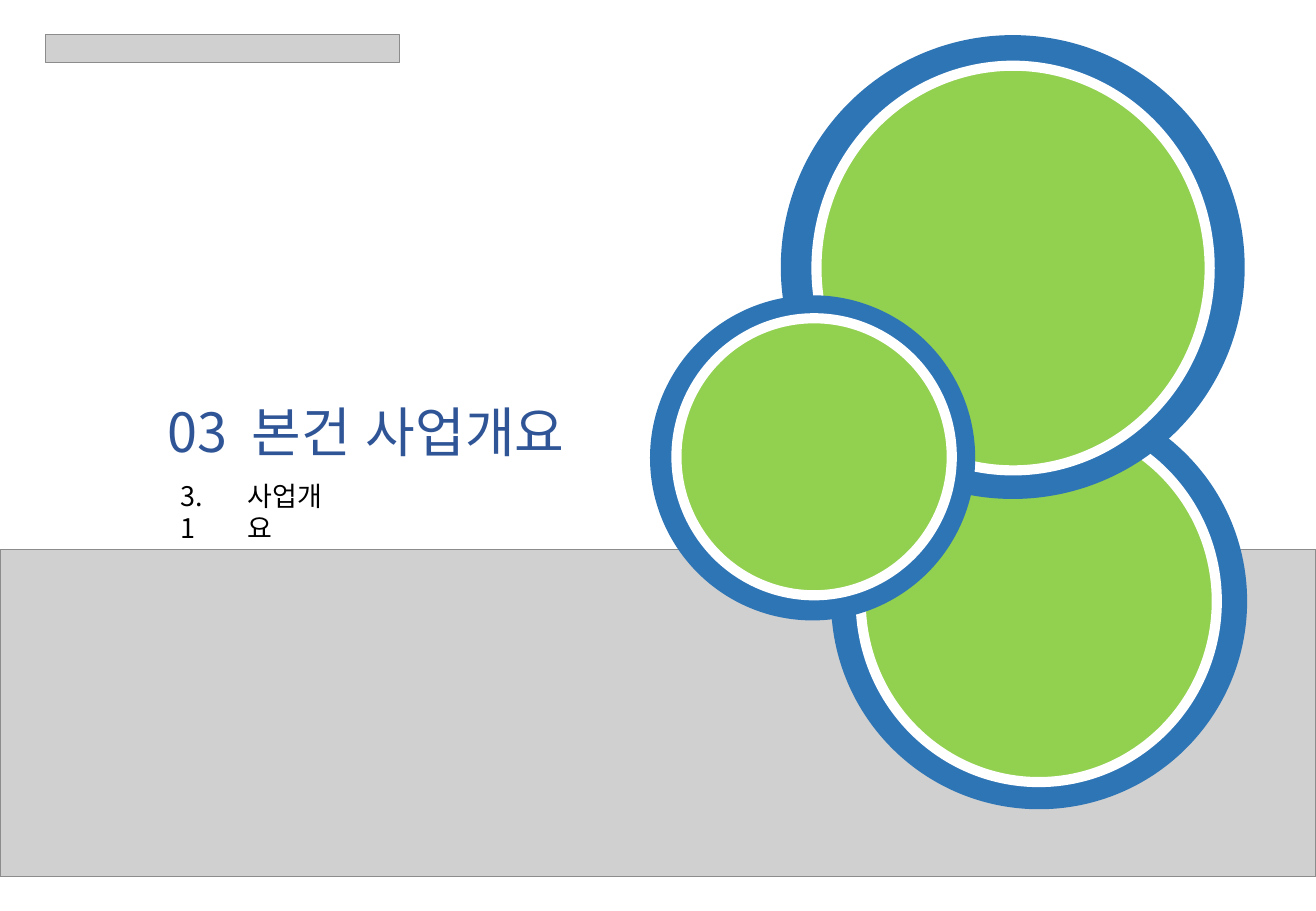
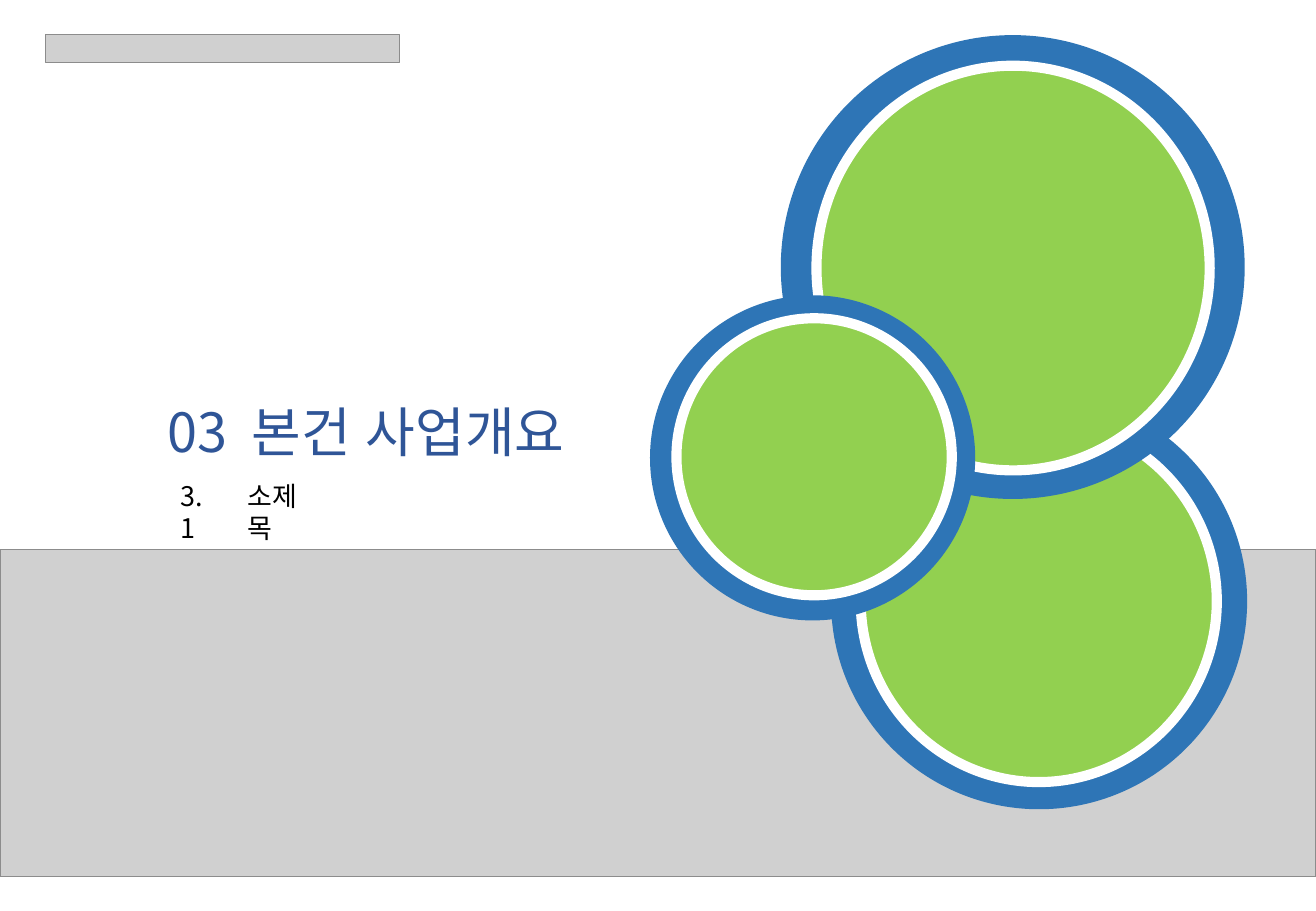
Before and after one commit to rainfieldinv-cell/rainfield-im, a slide deck: slide 7 of templates/레이아웃.pptx (slide 10 before the commit). Drawn at 1316x911 pixels with LibreOffice and Linux fonts; fonts in the diff are those of the drawing; grey boxes stand for pictures. Boxes give left, top, right and bottom in pixels: in the first picture for what was removed or moved away, otherwise in the second. Text is boxed around its words. In the diff, an @@ line names an element or a change of style, - is before the commit and + after.

```diff
--- a/templates/레이아웃.pptx
+++ b/templates/레이아웃.pptx
@@ text at (248,483,298,540): text changed @@
-사업개요
+소제목
```
Also in this commit, not shown: 3 other slides changed, 3 slides removed, 1 other file.
